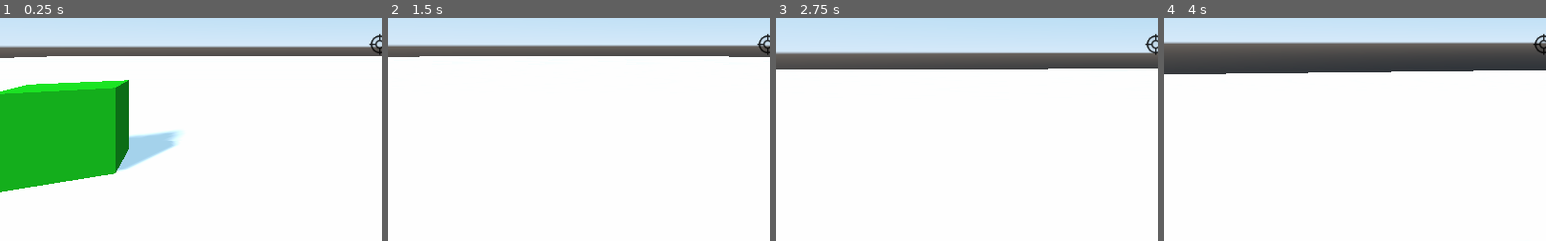
Above: before the commit, frames 1-4 (left to right).
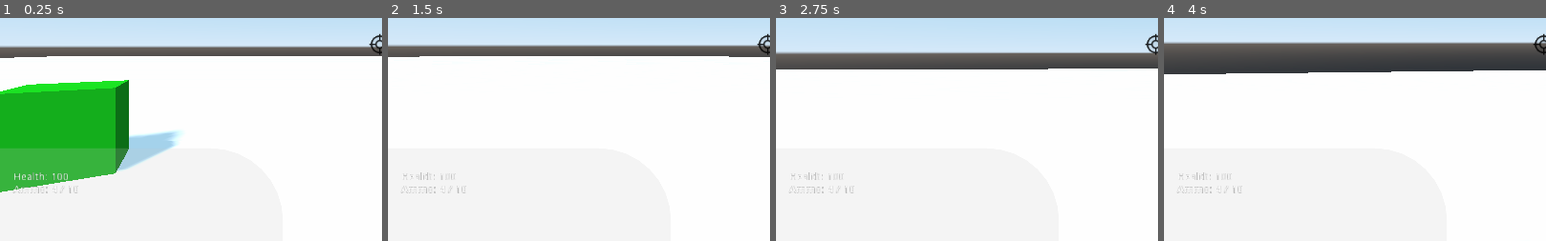
Above: after the commit, the same moments.

Repository: JestemStefan/GodotWildJam26_SGNR
Game: Godot game, scene res://World.tscn
The game is run twice, just before and just after one commit, with the same random seed, the same clock (stepped at 60 frames per second) and the same inputs. The project has no main scene, so this scene is started directly.
Inputs (mouse positions are % of the whole screen's width and height, from its top left):
- Up to frame 1 (0.25 s): no input
- Up to frame 2 (1.5 s): tap Enter at 0.5 s; move the mouse to (55, 50) at 0.52 s; hold W (move_forward) from 0.53 s (still down); tap Space at 1.25 s; move the mouse to (45, 50) at 1.27 s
- Up to frame 3 (2.75 s): keep holding W (move_forward); tap Enter at 2 s; move the mouse to (52, 48) at 2.02 s
- Up to frame 4 (4 s): keep holding W (move_forward); tap Space at 2.75 s; move the mouse to (49, 52) at 2.77 s; move the mouse to (57, 51) at 3.52 s
The pictures show only the part of the screen within x 0-50%, y 44-94%; the shares and areas given below are measured in that part.

The runs differ from the first frame. In frame 1, 5.0% of the frame differs, in the area x 0-34%, y 58-79%; in frame 2, 0.3%; in frame 3, 0.3%; in frame 4, 0.3%.

Commit message:
#11 Add status (WIP)

Diff:
--- /dev/null
+++ b/HUD.gd
@@ -0,0 +1,15 @@
+extends Control
+
+var health: int = 100;
+var ammo: int = 4;
+
+var status: Label;
+
+func set_heath(health):
+	self.health = health
+
+func _ready():
+	status = $Status/Label
+
+func _process(delta):
+	status.text = "Health: " + str(health) + "\n" + "Ammo: " + str(ammo) + " / " + "10";
--- a/HUD.tscn
+++ b/HUD.tscn
@@ -1,10 +1,19 @@
-[gd_scene load_steps=2 format=2]
+[gd_scene load_steps=5 format=2]
 
 [ext_resource path="res://assets/reticle.png" type="Texture" id=1]
+[ext_resource path="res://HUD.gd" type="Script" id=2]
+
+[sub_resource type="StyleBoxFlat" id=1]
+bg_color = Color( 0.6, 0.6, 0.6, 0 )
+
+[sub_resource type="StyleBoxFlat" id=2]
+bg_color = Color( 0.784314, 0.784314, 0.784314, 0.192157 )
+corner_radius_top_right = 97
 
 [node name="HUD" type="Control"]
 margin_right = 1025.0
 margin_bottom = 600.0
+script = ExtResource( 2 )
 __meta__ = {
 "_edit_use_anchors_": false
 }
@@ -29,3 +38,25 @@
 __meta__ = {
 "_edit_use_anchors_": false
 }
+
+[node name="Status" type="Panel" parent="."]
+margin_top = 437.0
+margin_right = 376.0
+margin_bottom = 600.0
+custom_styles/panel = SubResource( 1 )
+__meta__ = {
+"_edit_use_anchors_": false
+}
+
+[node name="Border" type="Panel" parent="Status"]
+margin_right = 379.0
+margin_bottom = 163.0
+custom_styles/panel = SubResource( 2 )
+
+[node name="Label" type="Label" parent="Status"]
+margin_left = 18.0
+margin_top = 32.0
+margin_right = 333.0
+margin_bottom = 144.0
+text = "Healt: 100
+Bullets: 3/5"
